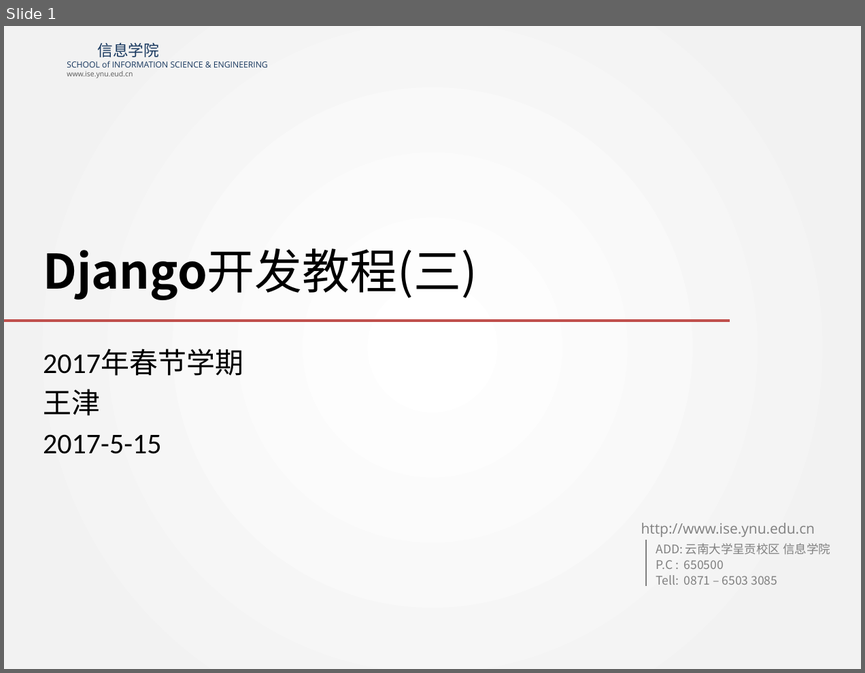
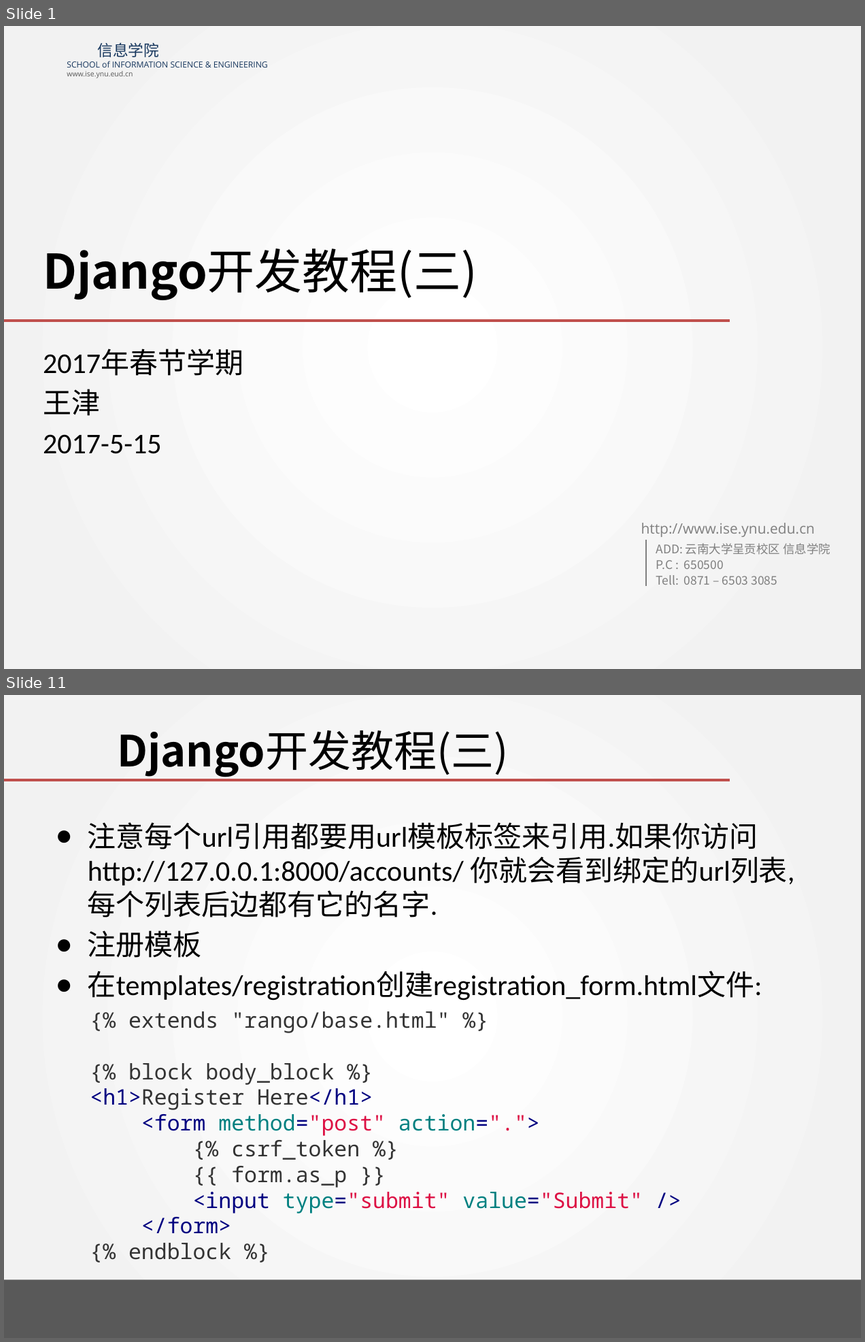
Before and after one commit to wangjin0818/Creative_Experiment, a slide deck: week 10/Tango with Django - III.pptx. Shown one above the other, each under a label of ours: slide 1 before the commit, slides 1 and 11 after it; the slides between them are not shown. The pictures are 865x673 and 865x1342 pixels, drawn with LibreOffice and Linux fonts; fonts in the diff are those of the drawing; background and template pictures are left out. Boxes give left, top, right and bottom in pixels: in the first picture for what was removed or moved away, otherwise in the second. Text is boxed around its words. In the diff, an @@ line names an element or a change of style, - is before the commit and + after.

```diff
--- a/week 10/Tango with Django - III.pptx
+++ b/week 10/Tango with Django - III.pptx
@@ slide 11 added at [4, 695, 861, 1338], background gradient #FFFFFF to #F2F2F2 @@
@@ title added at [117, 730, 508, 777], 36 pt, text #000000 @@
+Django开发教程(三)
@@ line added from (4, 780) to (729, 780), #C0504D 2 pt @@
@@ text added at [88, 822, 795, 1000], 24 pt, text #000000 @@
+● 注意每个url引用都要用url模板标签来引用.如果你访问 http://127.0.0.1:8000/accounts/ 你就会看到绑定的url列表,每个列表后边都有它的名字.
+● 注册模板
+● 在templates/registration创建registration_form.html文件:
@@ text added at [90, 1011, 643, 1259], 18 pt, text #333333 @@
+{% extends "rango/base.html" %}
+{% block body_block %}
+<h1>Register Here</h1>
+<form method="post" action=".">
+{% csrf_token %}
+{{ form.as_p }}
+<input type="submit" value="Submit" />
+</form>
+{% endblock %}
@@ rectangle added at [4, 1279, 861, 1338], fill #595959 @@
```
Also in this commit, not shown: 2 slides changed, 33 other slides added, 1 slide removed, 4 other files.
